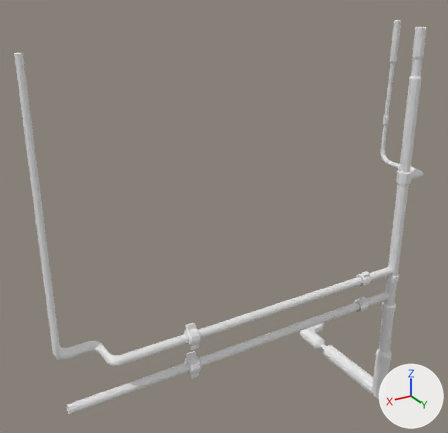
The OBJ model Assets/OBJ_3D/Assets/SalleDeBain/SdB_Tuyaux01.obj, before and after one commit.
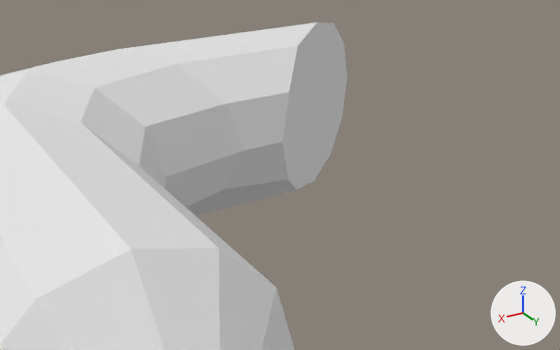
Each version is shown whole from a 50 mm lens placed at (3.776, 5.916, 2.962), pointed at (1.907, 2.802, 1.405), then close up from a 50 mm lens placed at (0.962, 2.836, 0.144), pointed at (0.723, 2.439, -0.055). Arrows for +X, +Y and +Z are at lower right; the lights stay in place. Where no turn or scale is listed for an object, it has been applied to the vertices. Vertices at the same position are counted once.

Before the edit, the objects in view are built like this:
```python
me_sdb_tuyaux01_cylinder_001 = bpy.data.meshes.new('SdB_Tuyaux01_Cylinder.001')
me_sdb_tuyaux01_cylinder_001.from_pydata(...)  # 1864 vertices, 1801 faces; spans x 0.64..3.16, y 2.4..3.39, z -0.07..2.56
me_sdb_tuyaux01_cylinder_001.materials.append(mat_null)  # white #e7e7e7
ob_sdb_tuyaux01_cylinder_001 = bpy.data.objects.new('SdB_Tuyaux01_Cylinder.001', me_sdb_tuyaux01_cylinder_001)
ob_sdb_tuyaux01_cylinder_001.location = (0.0, 0.0, 0.0)
```
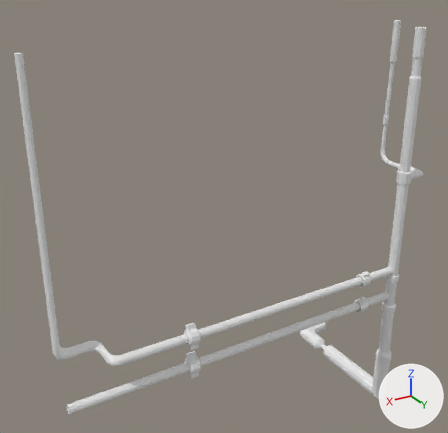
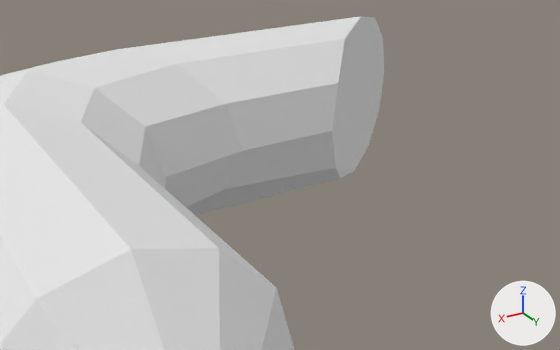
The newer file is also turned or shifted as a whole; pictures and numbers use the older file's frame.

Location of each change, (x1, y1, x2, y2) in pixels of the close-ups (560 x 350 px; the box of a moved part takes in the faces that stretch with it):
```json
{"object": "SdB_Tuyaux01_Cylinder.001", "change": "reshaped", "before": [0, 22, 347, 350], "after": [0, 16, 384, 350]}
{"part": 1, "of": "me_sdb_tuyaux01_cylinder_001", "change": "moved or reshaped", "before": [117, 22, 347, 216], "after": [117, 16, 384, 216]}
```

The change, as JSON lines over the scene's bpy script:
```json
{"block": "me_sdb_tuyaux01_cylinder_001", "where": "me_sdb_tuyaux01_cylinder_001.from_pydata(...)  # 1864 vertices, 1801 faces; spans x 0.64..3.16, y 2.4..3.39, z -0.07..2.56"}
{"block": "me_sdb_tuyaux01_cylinder_001", "where": "# used by ob_sdb_tuyaux01_cylinder_001; location = (0.0, 0.0, 0.0)"}
{"block": "me_sdb_tuyaux01_cylinder_001", "change": "me_sdb_tuyaux01_cylinder_001 part 1: all 12 vertices in x 0.64..0.75, y 2.4..2.49, z -0.06..0.04 are moved by (-0.03, 0.0, 0.0)"}
```
